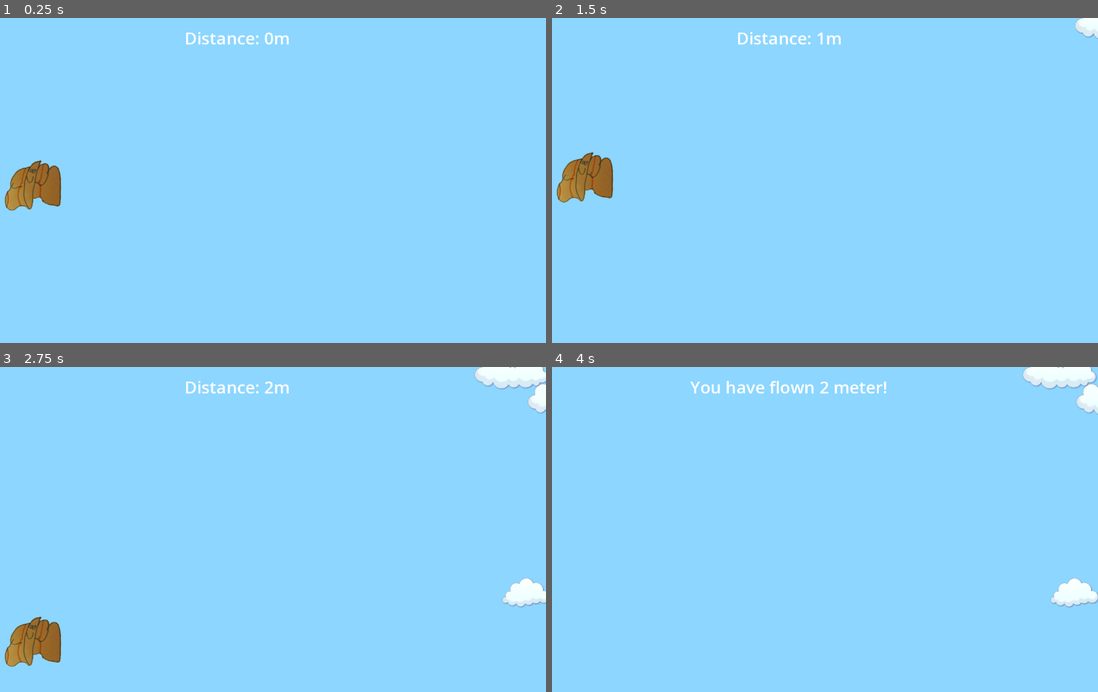
Above: before the commit, frames 1-4 (two rows, left to right).
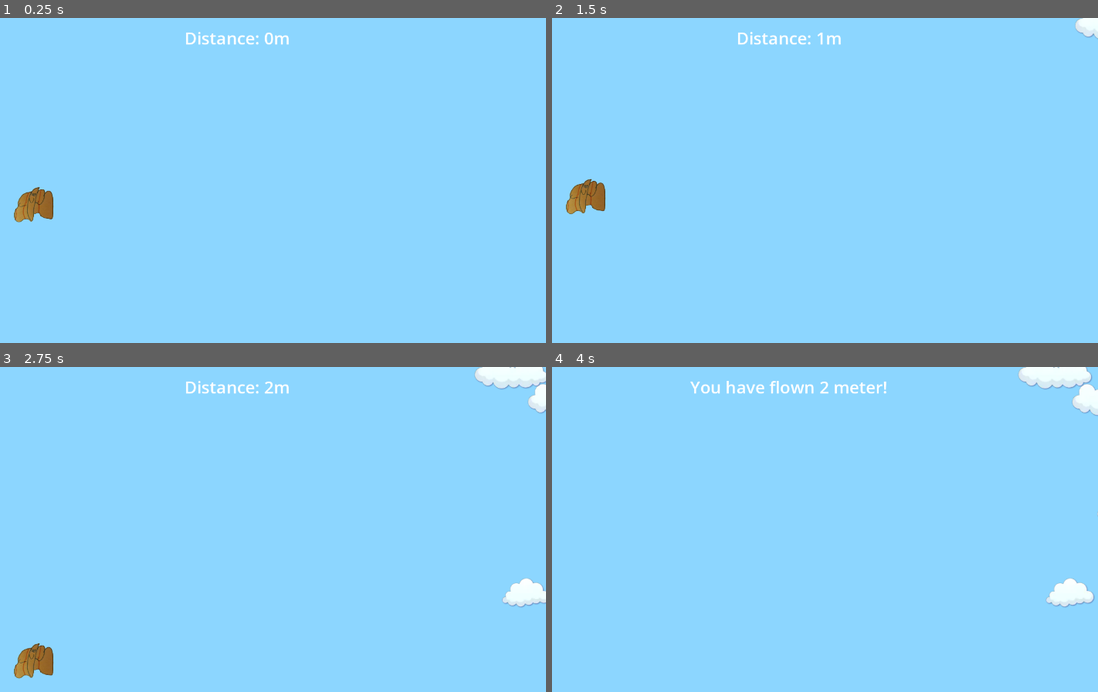
Above: after the commit, the same moments.

Repository: thomasliebregts/20-games-challenge
Game: Godot game, scene res://main.tscn
Same seed, same stepped clock (60 frames per second), same inputs: the game is played once before the commit and once after it.
Inputs:
- Up to frame 1 (0.25 s): no input
- Up to frame 2 (1.5 s): tap Enter (ui_accept) at 0.5, 0.77 s
- Up to frame 3 (2.75 s): tap Enter (ui_accept) at 1.52 s
- Up to frame 4 (4 s): tap Enter (ui_accept) at 3.02, 3.5, 3.77 s

The runs differ from the first frame. In frame 1, 1.3% of the frame differs, in the area x 0-12%, y 43-63%; in frame 2, 1.3%, in the area x 0-12%, y 41-61%; in frame 3, 1.3%; in frame 4, 0.5%.

Commit message:
feat: add red pipes

Diff:
--- a/01-flappy-bird/src/main.tscn
+++ b/01-flappy-bird/src/main.tscn
@@ -1,8 +1,9 @@
-[gd_scene load_steps=5 format=3 uid="uid://bah3lsr2pxytp"]
+[gd_scene load_steps=6 format=3 uid="uid://bah3lsr2pxytp"]
 
 [ext_resource type="PackedScene" uid="uid://pjnu6s70khnj" path="res://player/player.tscn" id="1_3rgou"]
 [ext_resource type="Script" path="res://main.gd" id="1_aq38l"]
 [ext_resource type="PackedScene" uid="uid://w0ooprg5ax72" path="res://background/cloud_spawner.tscn" id="2_r77p4"]
+[ext_resource type="PackedScene" uid="uid://bvj1cop621fat" path="res://wall/wall_spawner.tscn" id="5_osoah"]
 
 [sub_resource type="WorldBoundaryShape2D" id="WorldBoundaryShape2D_hmi76"]
 
@@ -17,10 +18,14 @@
 color = Color(0.548129, 0.839173, 1, 1)
 
 [node name="Player" parent="." instance=ExtResource("1_3rgou")]
-position = Vector2(219, 321)
+position = Vector2(220, 360)
+scale = Vector2(0.35, 0.35)
 
 [node name="CloudSpawner" parent="." instance=ExtResource("2_r77p4")]
 position = Vector2(1350, 360)
+
+[node name="WallSpawner" parent="." instance=ExtResource("5_osoah")]
+position = Vector2(1317, 358)
 
 [node name="Timer" type="Timer" parent="."]
 unique_name_in_owner = true
@@ -44,7 +49,7 @@
 fit_content = true
 
 [node name="WorldBoundary" type="StaticBody2D" parent="."]
-position = Vector2(640, 720)
+position = Vector2(659, 858)
 
 [node name="CollisionShape2D" type="CollisionShape2D" parent="WorldBoundary"]
 shape = SubResource("WorldBoundaryShape2D_hmi76")
--- /dev/null
+++ b/01-flappy-bird/src/wall/wall.gd
@@ -0,0 +1,22 @@
+class_name Wall
+extends Node2D
+
+enum Side { TOP, BOTTOM }
+
+@onready var body: StaticBody2D = %Body
+@onready var sprite: Sprite2D = %Sprite
+
+func _physics_process(delta: float) -> void:
+	body.position.x -= delta * 100
+
+func set_side(side: Side) -> void:
+	if side == Side.TOP:
+		body.rotation_degrees = 180
+	else:
+		sprite.scale.x = -sprite.scale.x
+
+func get_height() -> int:
+	return sprite.texture.get_height() * sprite.scale.y
+
+func _on_visibility_checker_screen_exited() -> void:
+	queue_free()
--- /dev/null
+++ b/01-flappy-bird/src/wall/wall.tscn
@@ -0,0 +1,28 @@
+[gd_scene load_steps=4 format=3 uid="uid://dl7us5fl0ktpt"]
+
+[ext_resource type="Texture2D" uid="uid://cnom8fsyqv7u4" path="res://assets/redpipe.png" id="1_gxmdd"]
+[ext_resource type="Script" path="res://wall/wall.gd" id="1_vr2yx"]
+
+[sub_resource type="RectangleShape2D" id="RectangleShape2D_fuga4"]
+size = Vector2(90, 662)
+
+[node name="Wall" type="Node2D"]
+z_index = 85
+script = ExtResource("1_vr2yx")
+
+[node name="VisibilityChecker" type="VisibleOnScreenNotifier2D" parent="."]
+position = Vector2(57, 0.999985)
+scale = Vector2(1, 32.9)
+
+[node name="Body" type="StaticBody2D" parent="."]
+unique_name_in_owner = true
+
+[node name="CollisionShape2D" type="CollisionShape2D" parent="Body"]
+shape = SubResource("RectangleShape2D_fuga4")
+
+[node name="Sprite" type="Sprite2D" parent="Body"]
+unique_name_in_owner = true
+scale = Vector2(0.25, 0.414)
+texture = ExtResource("1_gxmdd")
+
+[connection signal="screen_exited" from="VisibilityChecker" to="." method="_on_visibility_checker_screen_exited"]
--- /dev/null
+++ b/01-flappy-bird/src/wall/wall_spawner.gd
@@ -0,0 +1,24 @@
+extends Node2D
+
+const HOLE_SIZE = 250
+const WALL = preload("res://wall/wall.tscn")
+
+var screen_size: Vector2i
+
+func _ready() -> void:
+	screen_size = get_viewport().size
+
+func _on_timer_timeout() -> void:
+	var top_wall = WALL.instantiate()
+	var bottom_wall = WALL.instantiate()
+
+	var top = randi_range(screen_size.y * 0.15, screen_size.y * 0.85)
+	add_child(top_wall)
+	add_child(bottom_wall)
+
+	top_wall.set_side(Wall.Side.TOP)
+	bottom_wall.set_side(Wall.Side.BOTTOM)
+
+	var height = top_wall.get_height() / 2
+	top_wall.position.y = top - position.y - height - HOLE_SIZE / 2
+	bottom_wall.position.y = top + HOLE_SIZE / 2 - position.y+ height
--- /dev/null
+++ b/01-flappy-bird/src/wall/wall_spawner.tscn
@@ -0,0 +1,12 @@
+[gd_scene load_steps=2 format=3 uid="uid://bvj1cop621fat"]
+
+[ext_resource type="Script" path="res://wall/wall_spawner.gd" id="1_shtut"]
+
+[node name="WallSpawner" type="Node2D"]
+script = ExtResource("1_shtut")
+
+[node name="Timer" type="Timer" parent="."]
+wait_time = 4.0
+autostart = true
+
+[connection signal="timeout" from="Timer" to="." method="_on_timer_timeout"]
Binary file added: 01-flappy-bird/src/assets/redpipe.png
Not shown, added: 01-flappy-bird/src/assets/redpipe.png.import
